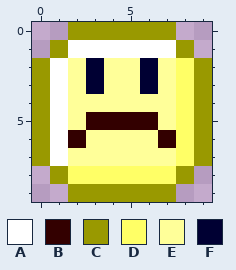
Two states of a pixel-art sprite, public/themes/default/img/smileys/sad.png. The picture above is the old version.
The file is 10x10 pixels.
Palette (. is transparent): A #ffffff  B #330000  C #999900  D #ffff66  E #ffff99  F #000033
Pixels before, first column x 0:
 0 ..CCCCCC..
 1 .CAAAAAAC.
 2 CAEFEEFEDC
 3 CAEFEEFEDC
 4 CAEEEEEEDC
 5 CAEBBBBEDC
 6 CABEEEEBDC
 7 CAEEEEEEDC
 8 .CDDDDDDC.
 9 ..CCCCCC..
After the commit:
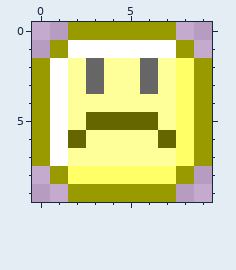
Diff:
colour B: #330000 -> #666600
colour F: #000033 -> #666666
